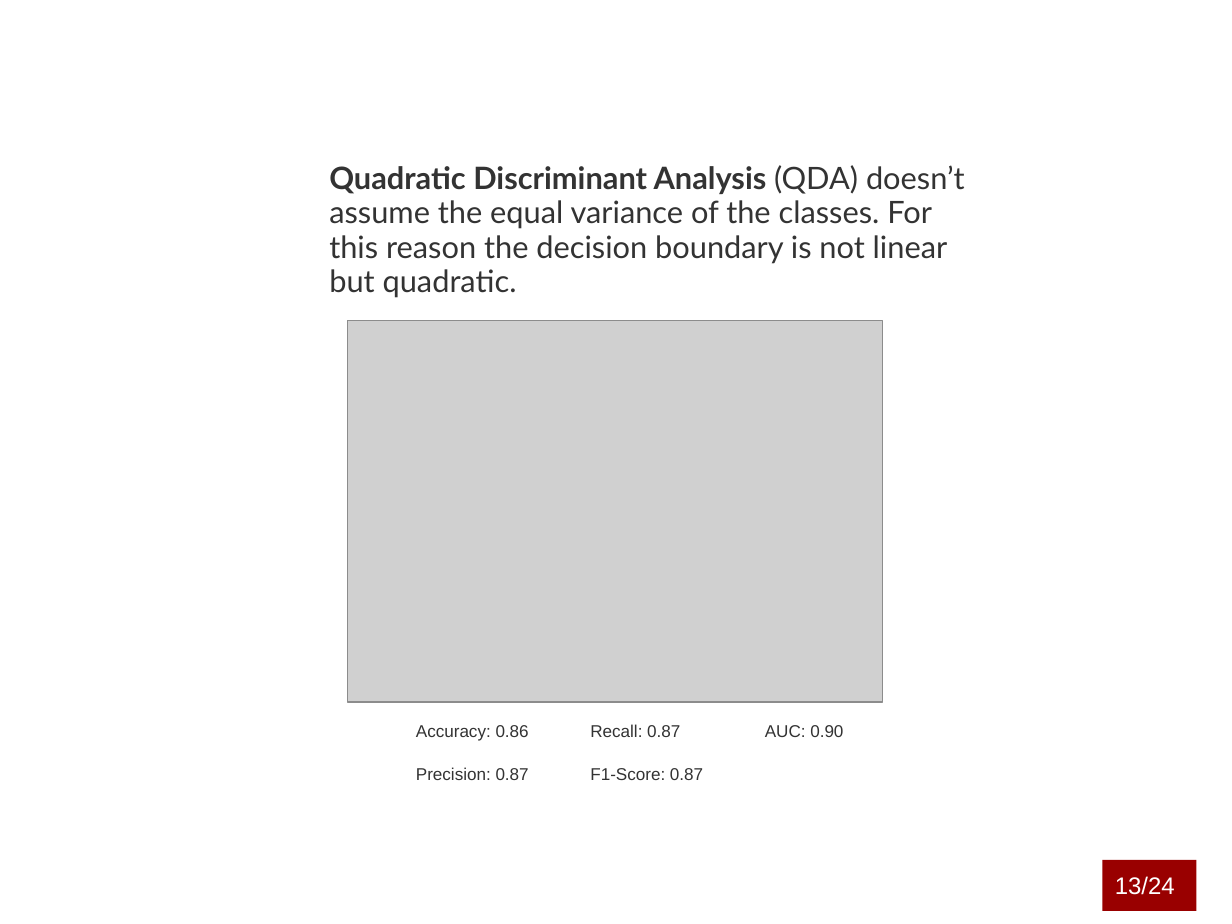
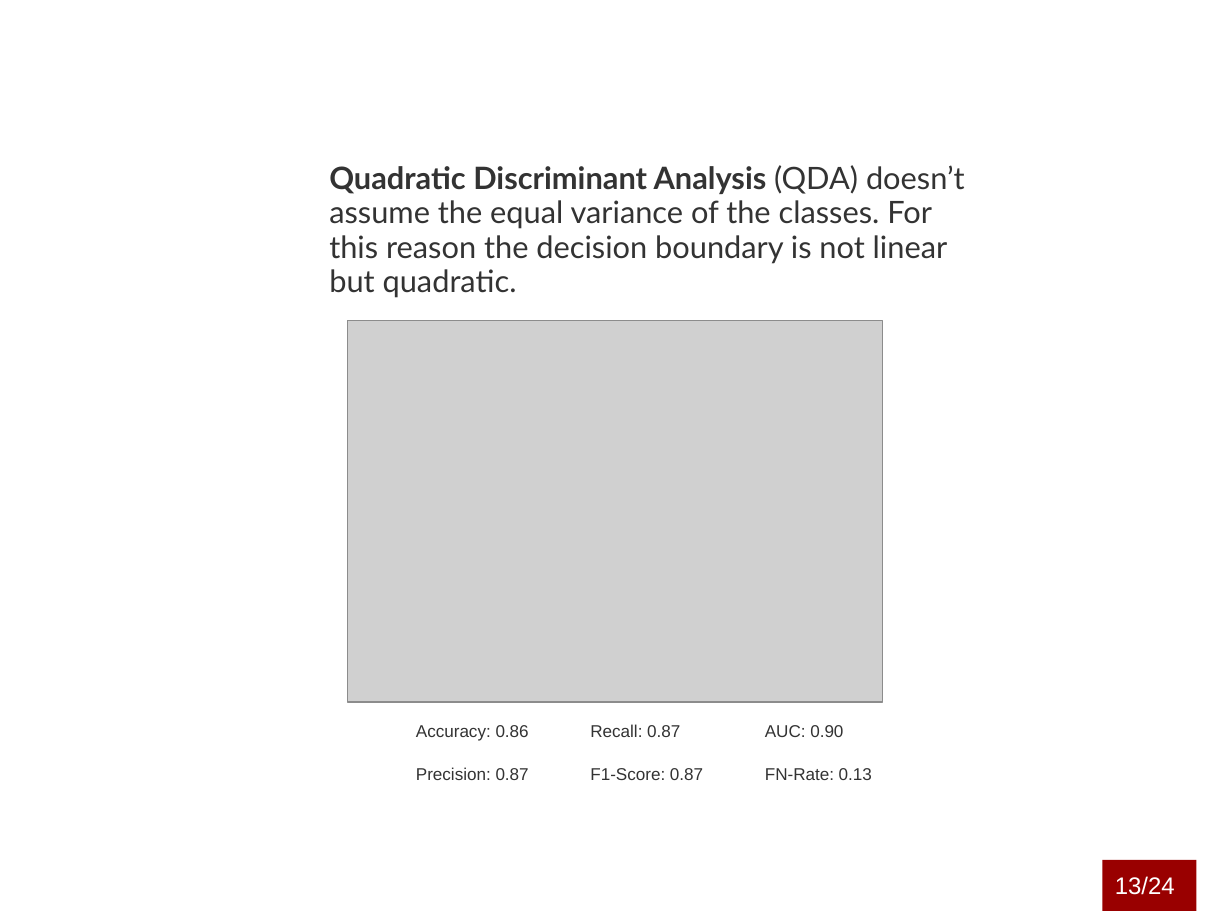
Before and after one commit to marcouderzo/CoronaryHeartDisease-Prediction, a slide deck: slide 14 of slides.pptx. Drawn at 1232x924 pixels with LibreOffice and Linux fonts; fonts in the diff are those of the drawing; grey boxes stand for pictures; background and template pictures are left out. Boxes give left, top, right and bottom in pixels: in the first picture for what was removed or moved away, otherwise in the second. Text is boxed around its words. In the diff, an @@ line names an element or a change of style, - is before the commit and + after.

Commit message:
fn rate

```diff
--- a/slides.pptx
+++ b/slides.pptx
@@ text at (x1=765, y1=768, x2=872, y2=780): paragraph added @@
+  FN-Rate: 0.13
```
Also in this commit, not shown: 10 other slides changed, 5 other files.
